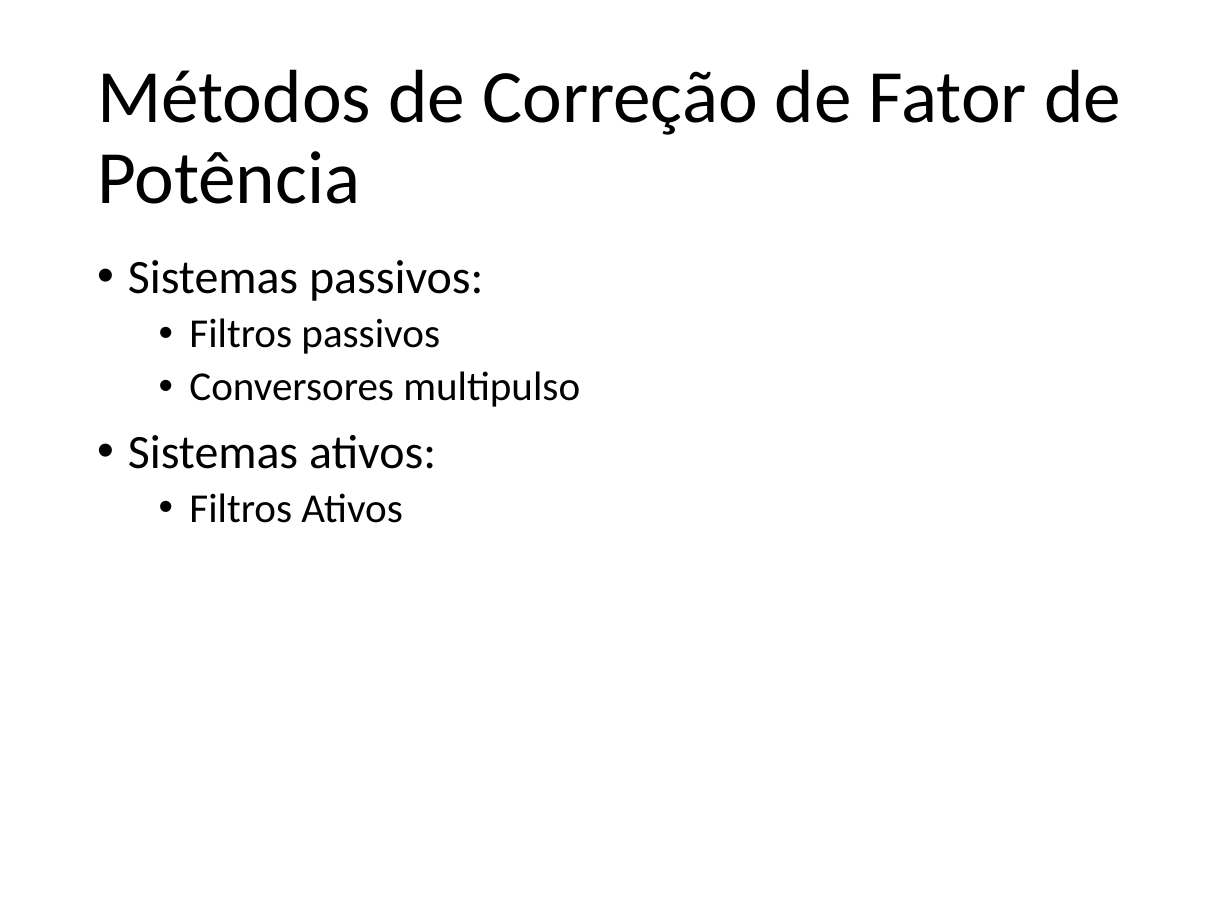
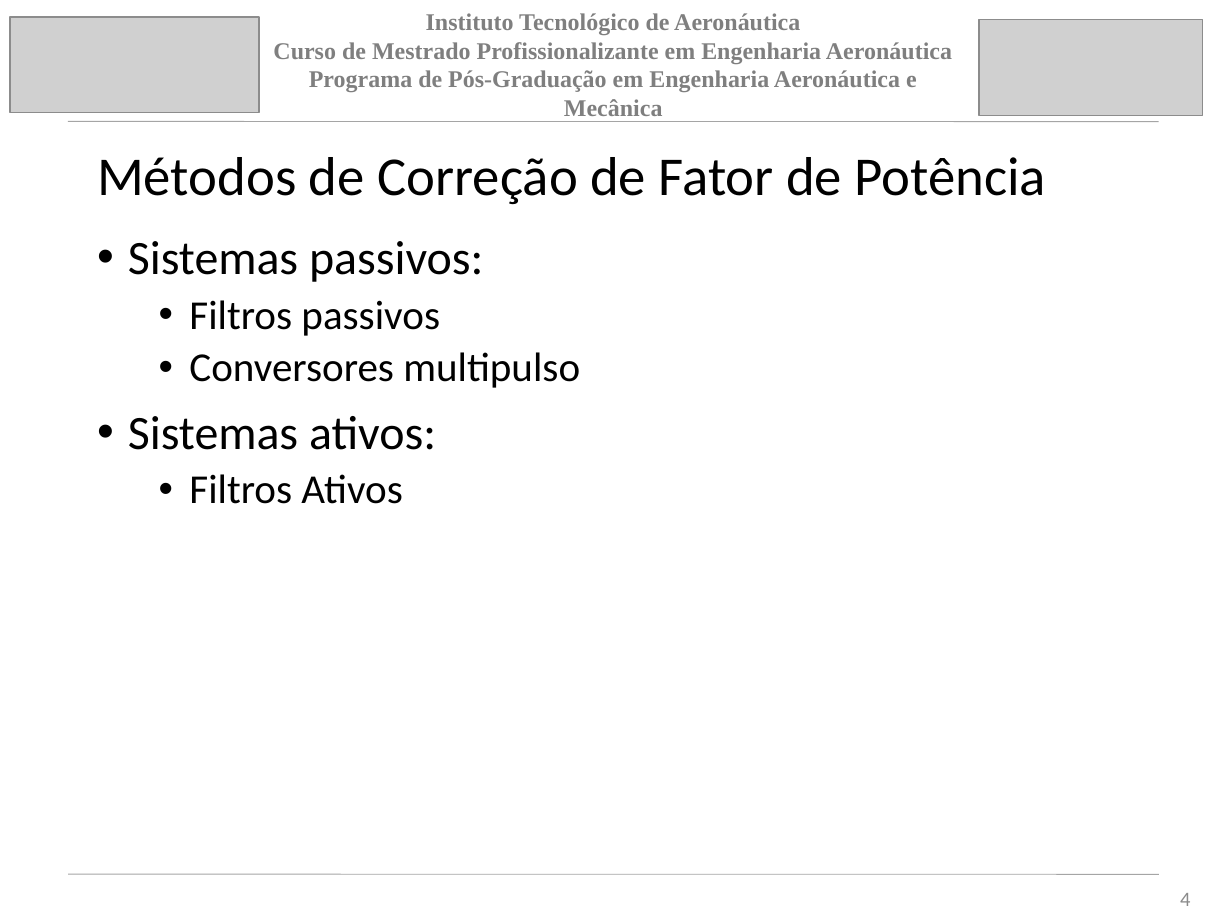
Before and after one commit to jpsoliv/MestradoJPSO, a slide deck: slide 4 of Apresentação/Apresentação_baixo_nivel.pptx (slide 5 before the commit). Drawn at 1232x924 pixels with LibreOffice and Linux fonts; fonts in the diff are those of the drawing; grey boxes stand for pictures. Boxes give left, top, right and bottom in pixels: in the first picture for what was removed or moved away, otherwise in the second. Text is boxed around its words. In the diff, an @@ line names an element or a change of style, - is before the commit and + after.

```diff
--- a/Apresentação/Apresentação_baixo_nivel.pptx
+++ b/Apresentação/Apresentação_baixo_nivel.pptx
@@ picture added at box(10, 17, 259, 113) @@
@@ text added at box(273, 13, 952, 122), 14 pt, text #7F7F7F, bold @@
+Instituto Tecnológico de Aeronáutica
+Curso de Mestrado Profissionalizante em Engenharia Aeronáutica
+Programa de Pós-Graduação em Engenharia Aeronáutica e Mecânica
@@ picture added at box(979, 20, 1204, 116) @@
@@ line added from (68, 122) to (1158, 122), #A5A5A5 0.51 pt @@
@@ title "Métodos de Correção de Fator ...": place and size @@
-title "Métodos de Correção de Fator ..." at box(97, 69, 1121, 204)
+title "Métodos de Correção de Fator ..." at box(97, 157, 1046, 204)
@@ title "Métodos de Correção de Fator ..." at box(97, 157, 1046, 204): size 44 to 32 pt @@
@@ text "Sistemas passivos:": place and size @@
-text "Sistemas passivos:" at box(128, 260, 580, 523)
+text "Sistemas passivos:" at box(128, 241, 580, 504)
@@ line added from (69, 875) to (1158, 875), #A5A5A5 0.51 pt @@
@@ page number added at box(1180, 893, 1190, 906), 12 pt, text #8C8C8C @@
+4
```
Also in this commit, not shown: 17 other slides changed, 4 slides added, 5 slides removed, 6 other files.
